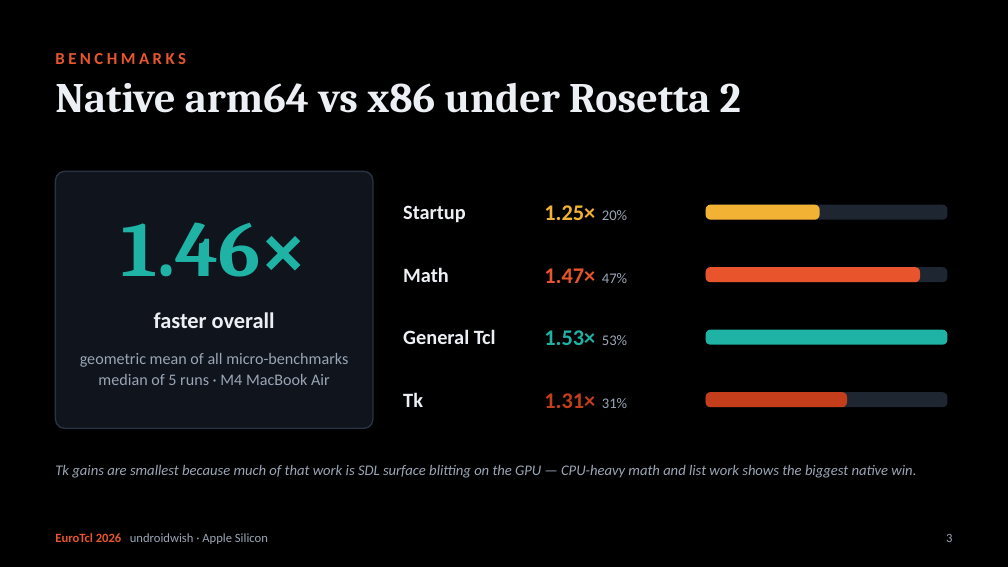
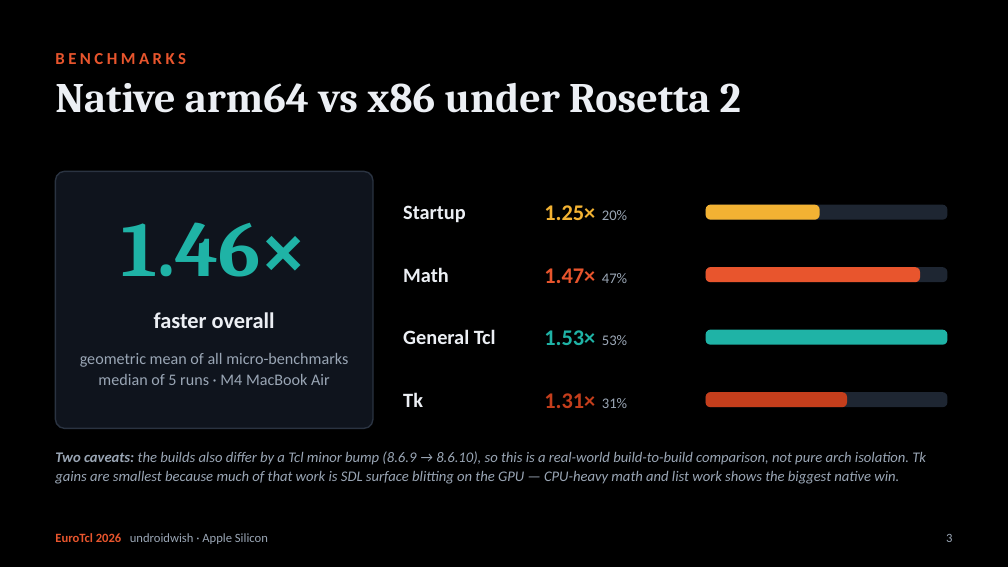
Before and after one commit to johnbuckman/undroidwish-arm64-batteries-included, a slide deck: slide 3 of presentation/undroidwish-apple-silicon.pptx. Drawn at 1008x567 pixels with LibreOffice and Linux fonts; fonts in the diff are those of the drawing. Boxes give left, top, right and bottom in pixels: in the first picture for what was removed or moved away, otherwise in the second. Text is boxed around its words. In the diff, an @@ line names an element or a change of style, - is before the commit and + after.

```diff
--- a/presentation/undroidwish-apple-silicon.pptx
+++ b/presentation/undroidwish-apple-silicon.pptx
@@ text at [55, 451, 926, 484]: text changed @@
-Tk gains are smallest because much of that work is SDL surface blitting on the GPU — CPU-heavy math and list work shows the biggest native win.
+Two caveats: the builds also differ by a Tcl minor bump (8.6.9 → 8.6.10), so this is a real-world build-to-build comparison, not pure arch isolation. Tk gains are smallest because much of that work is SDL surface blitting on the GPU — CPU-heavy math and list work shows the biggest native win.
```
Also in this commit, not shown: 2 other slides changed, 1 other file.
